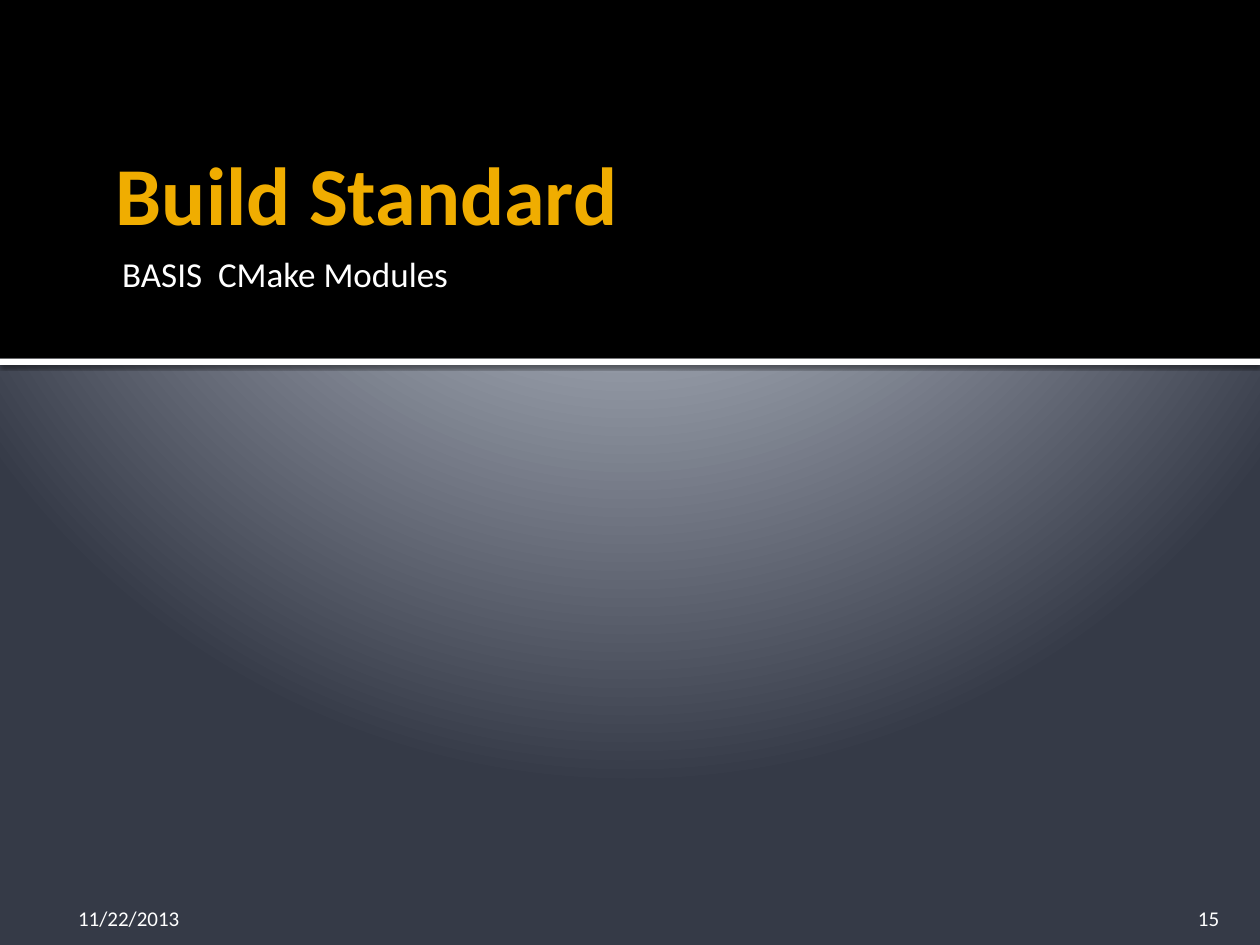
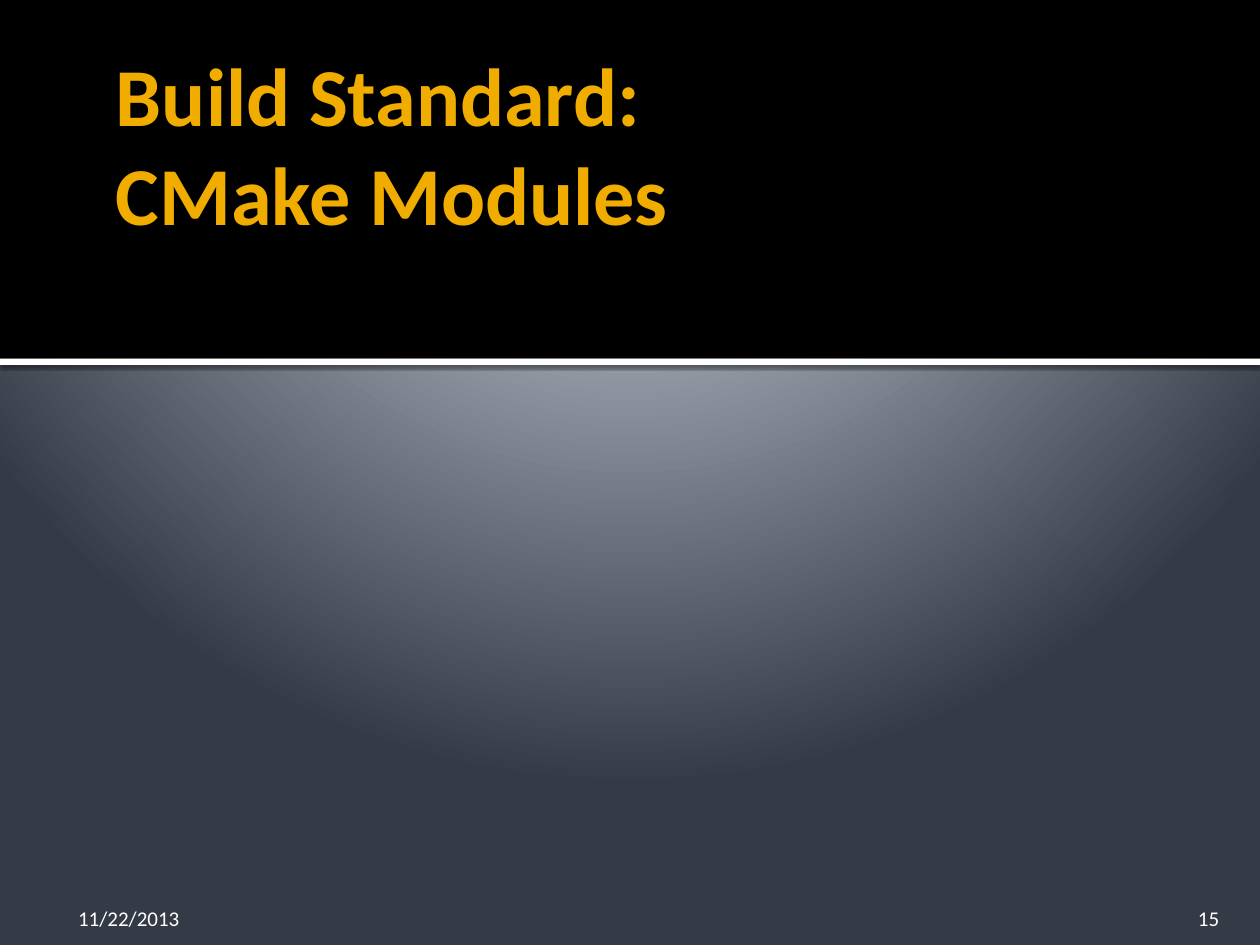
Before and after one commit to cmake-basis/legacy, a slide deck: slide 15 of doc/BASIS_Introduction.pptx. Drawn at 1260x945 pixels with LibreOffice and Linux fonts; fonts in the diff are those of the drawing. Boxes give left, top, right and bottom in pixels: in the first picture for what was removed or moved away, otherwise in the second. Text is boxed around its words. In the diff, an @@ line names an element or a change of style, - is before the commit and + after.

Commit message:
Issue #237, major update to BASIS_Introduction.pptx, improving wording and updating reference plus version information to new git location.

```diff
--- a/doc/BASIS_Introduction.pptx
+++ b/doc/BASIS_Introduction.pptx
@@ title at <box>116,68,667,226</box>: text changed @@
-Build Standard
+Build Standard:
+CMake Modules
@@ text removed at <box>122,262,448,288</box> @@
-BASIS CMake Modules
```
Also in this commit, not shown: 10 other slides changed, 4 slides added.
